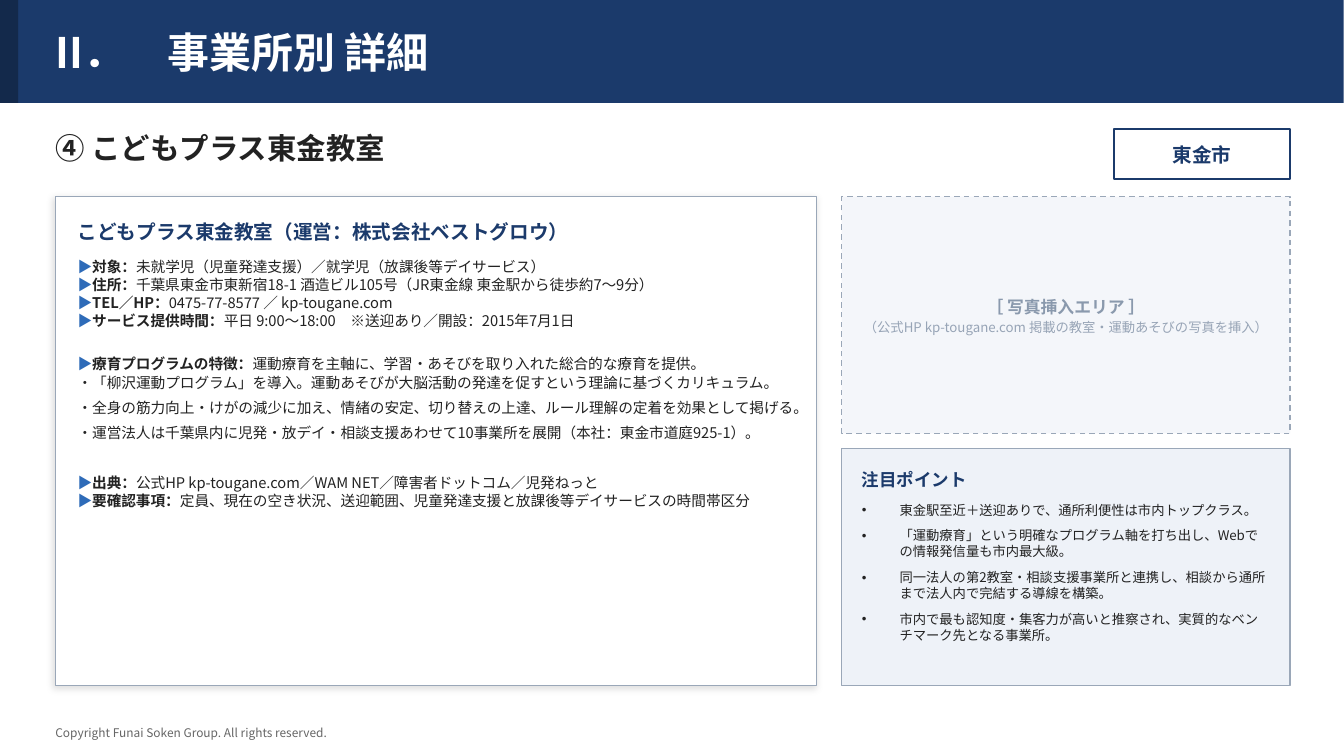
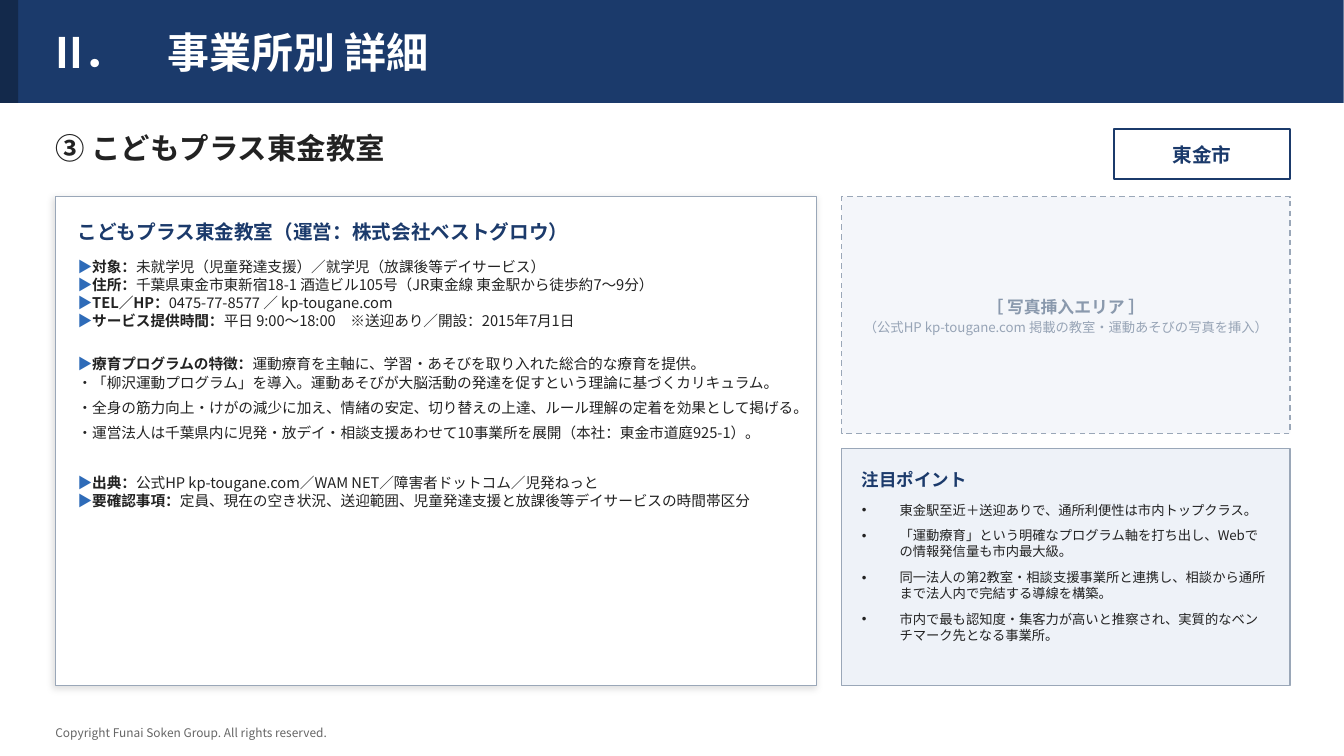
Before and after one commit to efejdjeifienfneafnwaj/-, a slide deck: slide 5 of 東金市_児童発達支援_事業所調査.pptx (slide 6 before the commit). Drawn at 1344x756 pixels with LibreOffice and Linux fonts; fonts in the diff are those of the drawing. Boxes give left, top, right and bottom in pixels: in the first picture for what was removed or moved away, otherwise in the second. Text is boxed around its words. In the diff, an @@ line names an element or a change of style, - is before the commit and + after.

```diff
--- a/東金市_児童発達支援_事業所調査.pptx
+++ b/東金市_児童発達支援_事業所調査.pptx
@@ text at [55,133,384,162]: text changed @@
-④ こどもプラス東金教室
+③ こどもプラス東金教室
```
Also in this commit, not shown: 9 other slides changed, 2 slides removed.
